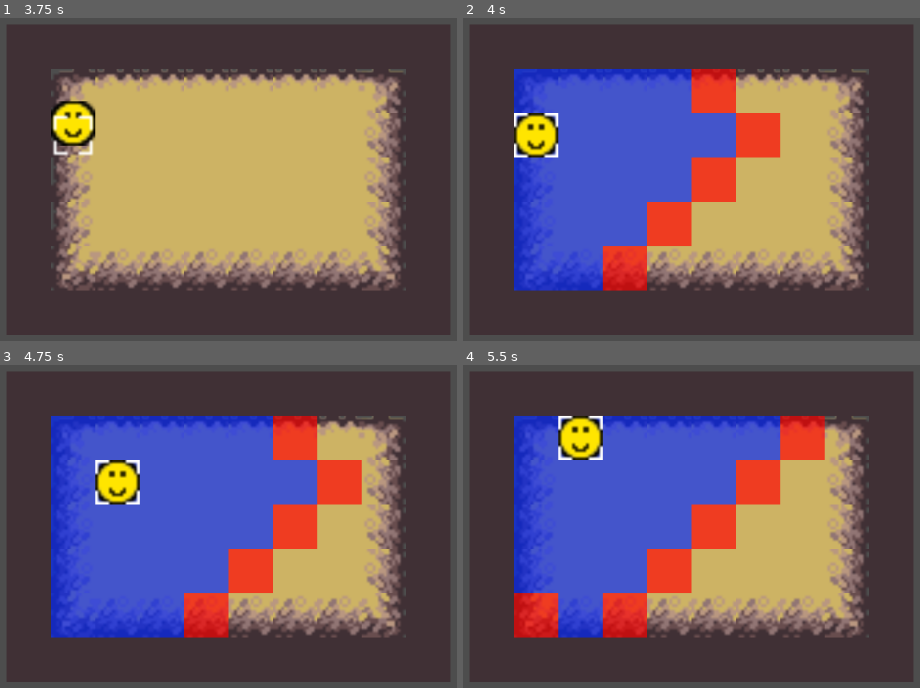
Above: before the commit, frames 1-4 (two rows, left to right).
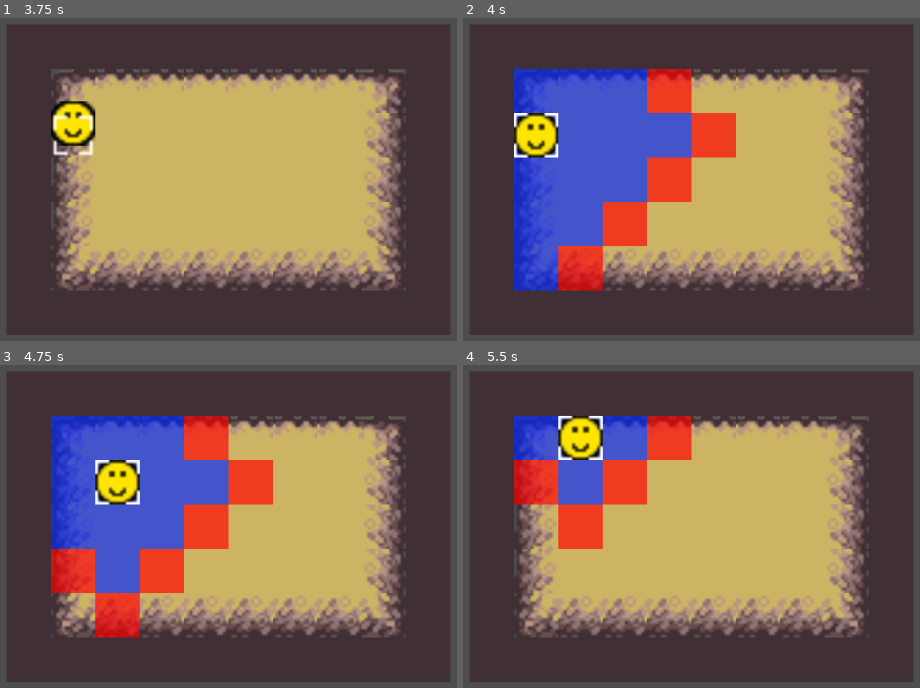
Above: after the commit, the same moments.

Repository: JonasBachmeier-UNI/GameEngineering
Game: Godot game, scene res://test.tscn
Same seed, same stepped clock (60 frames per second), same inputs: the game is played once before the commit and once after it.
Inputs:
- Up to frame 1 (3.75 s): hold Up (ui_up) 0.53-2.03 s; tap Space (ui_select) at 0.6, 0.77, 1.07, 1.35, 1.52, 1.82, 2.1, 2.85, 3.02, 3.32, 3.6 s; tap Enter at 1.25 s; hold Left (ui_left) 2.03-3.53 s; hold Down (ui_down) from 3.53 s (still down)
- Up to frame 2 (4 s): keep holding Down (ui_down); tap Space (ui_select) at 3.77 s
- Up to frame 3 (4.75 s): tap Space (ui_select) at 4.07, 4.25, 4.35, 4.52 s; release Down (ui_down) at 4.28 s; hold Right (ui_right) from 4.28 s (still down)
- Up to frame 4 (5.5 s): tap Space (ui_select) at 4.82, 5.1 s; release Right (ui_right) at 5.03 s; hold Up (ui_up) from 5.03 s (still down)

Frame 1 is identical in both runs. In frame 2, 13% of the frame differs, in the area x 20-70%, y 15-85%; in frame 3, 23%; in frame 4, 28%, in the area x 11-80%, y 15-85%.

Commit message:
Reichweite update und GameManager start

Diff:
--- a/nohonoramongthieves/Scripts/GameLogic/unit.gd
+++ b/nohonoramongthieves/Scripts/GameLogic/unit.gd
@@ -18,7 +18,7 @@
 
 
 ## Teamzuweisung
-@export var isEnemy: bool
+@export var is_enemy: bool
 ## Geschwindigkeit auf Pfad
 @export var speed := 100.0
 
@@ -44,7 +44,7 @@
 @export var defense := 1
 # Reichweite der Einheit
 @export var move_range := 2
-var moved = 0
+var moved_count = 0
 
 # Tiles, die erreicht werden können
 # Startfeld drin?
@@ -95,7 +95,7 @@
 
 	for unit in units:
 		position = gameboard.grid_to_tml_coords(Vector2i(unit.x_coord, unit.y_coord))
-		if unit.isEnemy != self.isEnemy:
+		if unit.is_enemy != self.is_enemy:
 			enemy_positions.append(position)
 		else:
 			ally_positions.append(position)
@@ -121,7 +121,7 @@
 	# schon geprüfte Felder
 	var checked = []
 
-	while move_count <= move_range:
+	while move_count <= move_range - moved_count:
 
 		# Alle im nächsten Zug erreichbare Felder
 		var next_batch = []
@@ -172,7 +172,7 @@
 	var reachable_neighbours = []
 	var attackable_neighbours = []
 
-	if move_count > move_range:
+	if move_count > move_range - moved_count:
 		return [reachable_neighbours, attackable_neighbours]
 
 
@@ -183,7 +183,7 @@
 	if y > 0:
 		## Das untere Feld ist erreichbar
 		var grid_value = get_grid_value(x, y-1)
-		if (grid_value + move_count) <= move_range:
+		if (grid_value + move_count) <= move_range - moved_count:
 			reachable_neighbours.append([x, y-1])
 		## Das untere Feld ist nicht erreichbar, aber keine Wand
 		# Enemy = 500, Wand = 999, Loch = 1000
@@ -194,7 +194,7 @@
 	if y < max_y-1:
 		## Das obere Feld ist erreichbar
 		var grid_value = get_grid_value(x, y+1)
-		if (grid_value + move_count) <= move_range:
+		if (grid_value + move_count) <= move_range - moved_count:
 			reachable_neighbours.append([x, y+1])
 		## Das obere Feld ist nicht erreichbar, aber keine Wand
 		# Enemy = 500, Wand = 999, Loch = 1000
@@ -205,7 +205,7 @@
 	if x > 0:
 		var grid_value = get_grid_value(x-1, y)
 		## Das linke Feld ist erreichbar
-		if (grid_value + move_count) <= move_range:
+		if (grid_value + move_count) <= move_range - moved_count:
 			reachable_neighbours.append([x-1, y])
 		## Das linke Feld ist nicht erreichbar, aber keine Wand
 		# Enemy = 500, Wand = 999, Loch = 1000
@@ -216,7 +216,7 @@
 	if x < max_x - 1:
 		## Das rechte Feld ist erreichbar
 		var grid_value = get_grid_value(x+1, y)
-		if (grid_value + move_count) <= move_range:
+		if (grid_value + move_count) <= move_range - moved_count:
 			reachable_neighbours.append([x+1, y])
 		## Das rechte Feld ist nicht erreichbar, aber keine Wand
 		# Enemy = 500, Wand = 999, Loch = 1000
@@ -338,6 +338,8 @@
 	var grid_path = astar.get_point_path(id_cur, id_new)
 	var path = get_global_positions_from_path(grid_path)
 	set_path(path)
+	moved_count += len(path)-1
+	print(moved_count)
 	start_movement()
 
 func show_range():
--- a/nohonoramongthieves/cursor.gd
+++ b/nohonoramongthieves/cursor.gd
@@ -111,7 +111,7 @@
 
 	## Listen werden befüllt
 	for unit in all_units:
-		if unit.isEnemy:
+		if unit.is_enemy:
 			enemies.append(unit)
 		else:
 			my_units.append(unit)
@@ -145,7 +145,7 @@
 			print("Leeres Feld")
 			return
 		## Auswählbare Einheit auf Feld
-		if !hovered.isEnemy:
+		if !hovered.is_enemy:
 			## Einheit Auswählbar
 			hovered.show_range()
 			can_select = true
@@ -182,7 +182,7 @@
 		print("nicht erreichbar / angreifbar")
 		return
 
-	if test_attack.has(pos_vec) and hovered.isEnemy:
+	if test_attack.has(pos_vec) and hovered.is_enemy:
 		## Unit geht neben das Feld und greift an und reset bools / selected units
 		can_select_enemy = true
 		print("Feld angreifbar")
--- /dev/null
+++ b/nohonoramongthieves/game_manager.gd
@@ -0,0 +1,33 @@
+extends Node
+
+@onready var units_node = $"../GameBoard/Units"
+var units = []
+var player_units = []
+var enemy_units = []
+var turn_count = 0
+
+func _ready() -> void:
+	update_units()
+
+
+func update_units():
+	units = units_node.get_children()
+	for unit in units:
+		if unit.is_enemy:
+			enemy_units.append(unit)
+		else:
+			player_units.append(unit)
+
+
+func start_next_turn():
+	turn_count += 1
+	update_units()
+	for unit in units:
+		unit.moved_count = 0
+
+	if turn_count % 2 == 0:
+		## Player Turn
+		pass
+	else:
+		## AI Turn
+		pass
--- a/nohonoramongthieves/test.tscn
+++ b/nohonoramongthieves/test.tscn
@@ -9,6 +9,7 @@
 [ext_resource type="Texture2D" uid="uid://l31kxdyrswdc" path="res://assets/Unit/test.png" id="4_yitvx"]
 [ext_resource type="Texture2D" uid="uid://c6peupm1b2ju4" path="res://assets/highlighted/tile_highlighted_2.png" id="5_ut7o1"]
 [ext_resource type="Script" path="res://cursor.gd" id="6_qbh61"]
+[ext_resource type="Script" path="res://game_manager.gd" id="10_jqmi4"]
 
 [sub_resource type="TileSetAtlasSource" id="TileSetAtlasSource_r7elo"]
 resource_name = "walkable"
@@ -145,6 +146,9 @@
 frame_progress = 0.149173
 script = ExtResource("6_qbh61")
 
+[node name="GameManager" type="Node" parent="."]
+script = ExtResource("10_jqmi4")
+
 [connection signal="matrix_ready" from="GameBoard" to="GameBoard/Units/Unit" method="_on_game_board_matrix_ready"]
 [connection signal="matrix_ready" from="GameBoard" to="GameBoard/Cursor" method="_on_game_board_matrix_ready"]
 [connection signal="path_completed" from="GameBoard/Units/Unit" to="GameBoard/Cursor" method="_on_unit_path_completed"]
Not shown: 1 places in nohonoramongthieves/test.tscn that only renumber resources
